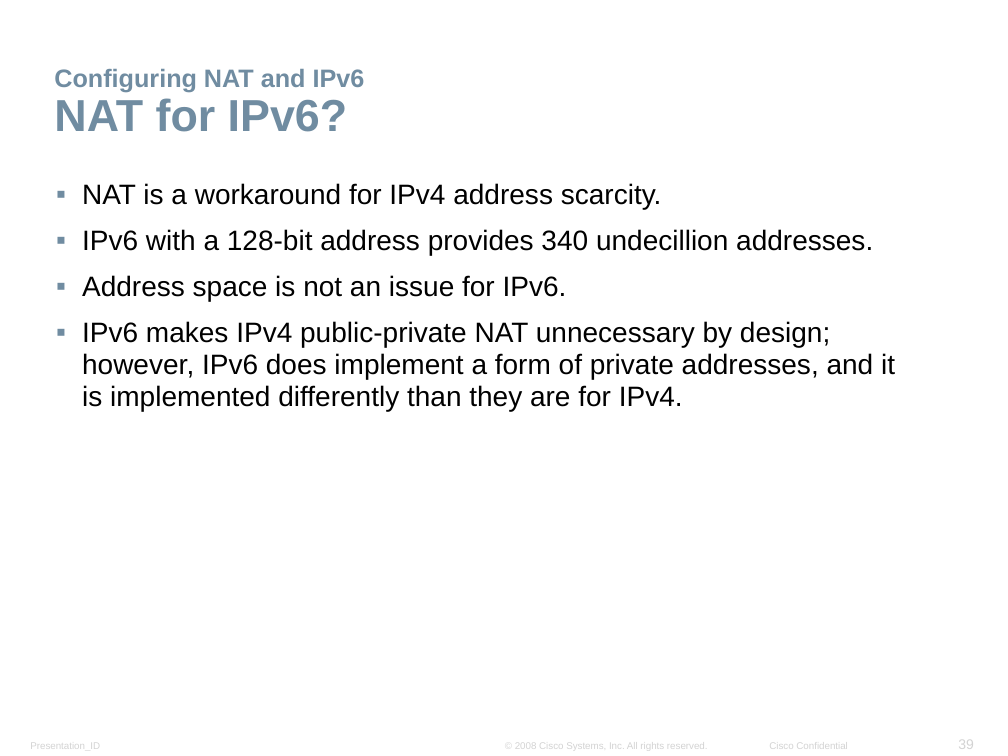
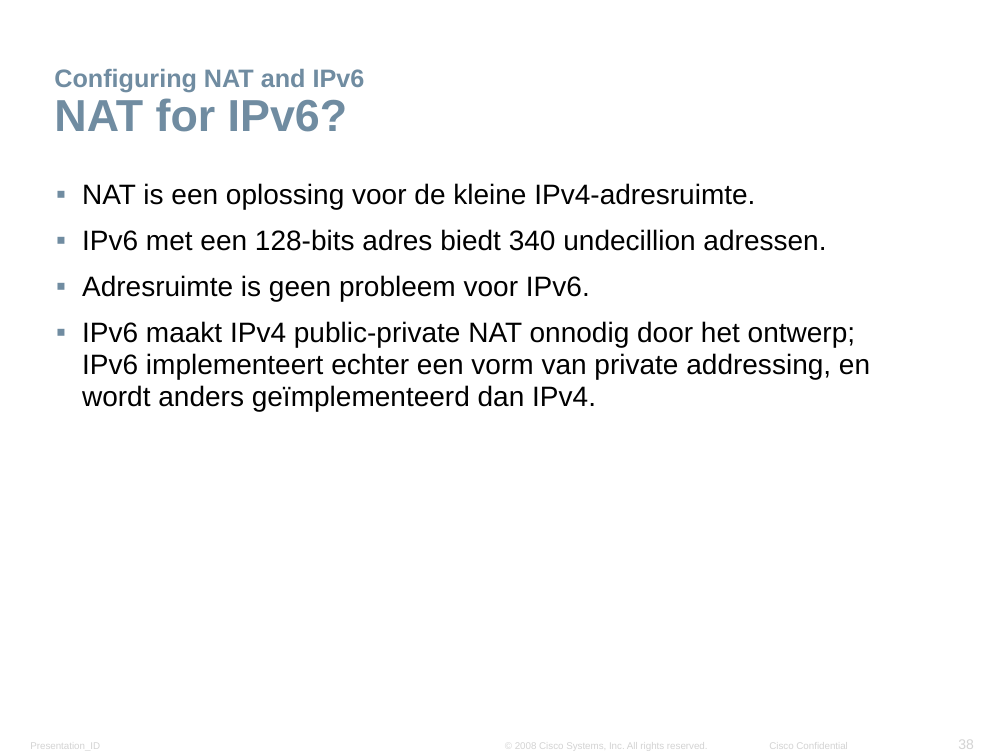
Before and after one commit to kenzot11/Presentatie-NAT, a slide deck: slide 38 of Networking Advanced - Chapter5 - NAT.pptx (slide 39 before the commit). Drawn at 1008x756 pixels with LibreOffice and Linux fonts; fonts in the diff are those of the drawing; background and template pictures are left out. Boxes give left, top, right and bottom in pixels: in the first picture for what was removed or moved away, otherwise in the second. Text is boxed around its words. In the diff, an @@ line names an element or a change of style, - is before the commit and + after.

```diff
--- a/Networking Advanced - Chapter5 - NAT.pptx
+++ b/Networking Advanced - Chapter5 - NAT.pptx
@@ text at bbox=[82, 183, 870, 411]: text changed @@
-▪ NAT is a workaround for IPv4 address scarcity.
-▪ IPv6 with a 128-bit address provides 340 undecillion addresses.
-▪ Address space is not an issue for IPv6.
-▪ IPv6 makes IPv4 public-private NAT unnecessary by design; however, IPv6 does implement a form of private addresses, and it is implemented differently than they are for IPv4.
+▪ NAT is een oplossing voor de kleine IPv4-adresruimte.
+▪ IPv6 met een 128-bits adres biedt 340 undecillion adressen.
+▪ Adresruimte is geen probleem voor IPv6.
+▪ IPv6 maakt IPv4 public-private NAT onnodig door het ontwerp; IPv6 implementeert echter een vorm van private addressing, en wordt anders geïmplementeerd dan IPv4.
```
Also in this commit, not shown: 22 other slides changed, 1 slide removed.
